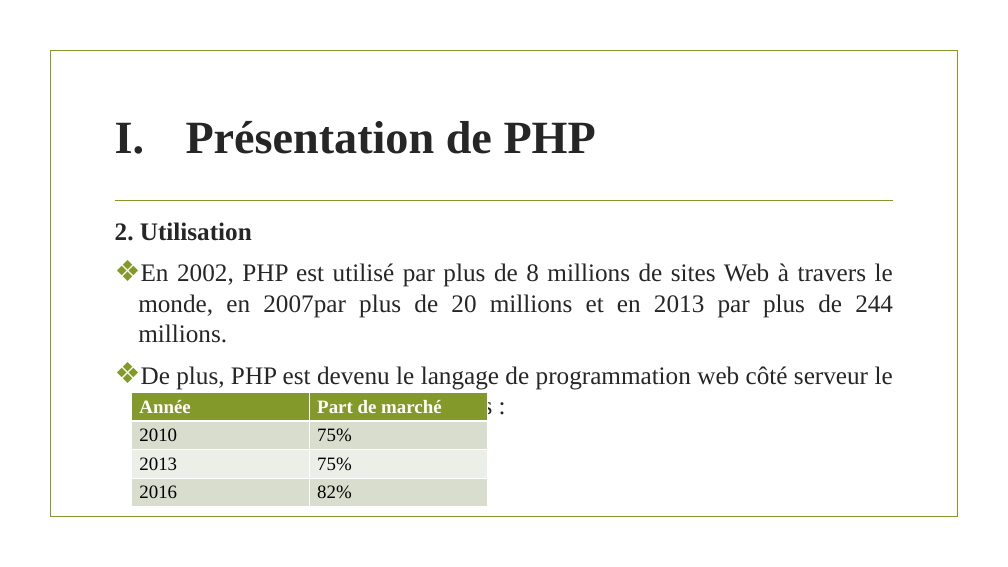
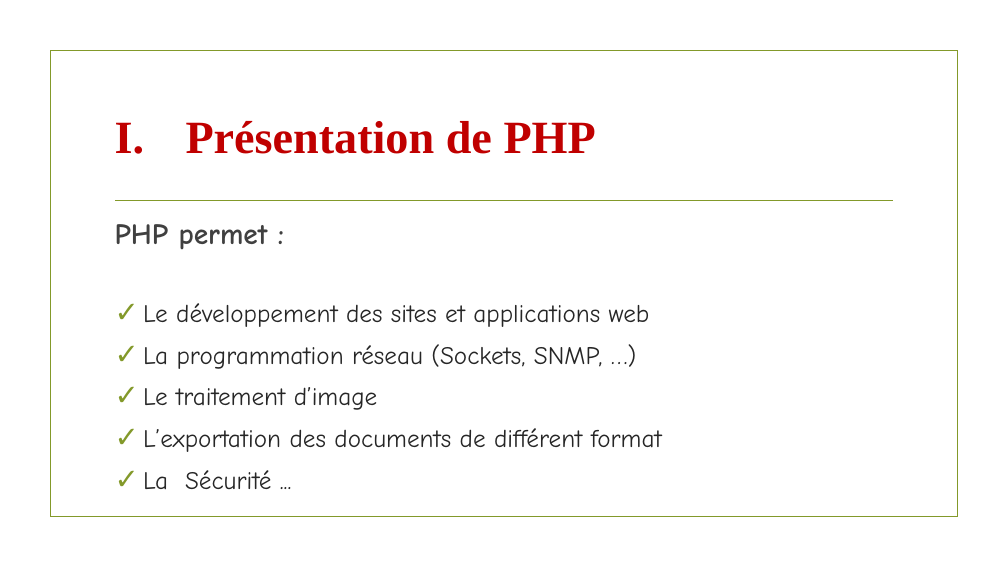
Before and after one commit to Bethel226/Langage_PHP, a slide deck: slide 5 of Le langage PHP.pptx. Drawn at 1008x567 pixels with LibreOffice and Linux fonts; fonts in the diff are those of the drawing; background and template pictures are left out. Boxes give left, top, right and bottom in pixels: in the first picture for what was removed or moved away, otherwise in the second. Text is boxed around its words. In the diff, an @@ line names an element or a change of style, - is before the commit and + after.

```diff
--- a/Le langage PHP.pptx
+++ b/Le langage PHP.pptx
@@ title "Présentation de PHP" at [186, 121, 596, 154]: text colour #262626 to #C00000 @@
@@ text at [115, 224, 662, 490]: text changed; font Times New Roman to Comic Neue @@
-2. Utilisation
-❖ En 2002, PHP est utilisé par plus de 8 millions de sites Web à travers le monde, en 2007par plus de 20 millions et en 2013 par plus de 244 millions.
-❖ De plus, PHP est devenu le langage de programmation web côté serveur le plus utilisé depuis plusieurs années :
+PHP permet :
+✓ Le développement des sites et applications web
+✓ La programmation réseau (Sockets, SNMP, …)
+✓ Le traitement d’image
+✓ L’exportation des documents de différent format
+✓ La Sécurité ...
@@ table removed at [132, 392, 487, 513], 4 rows, 2 columns @@
-Année | Part de marché
-2010 | 75%
-2013 | 75%
-2016 | 82%
```
Also in this commit, not shown: 3 other slides changed, 5 slides added, 2 slides removed.
